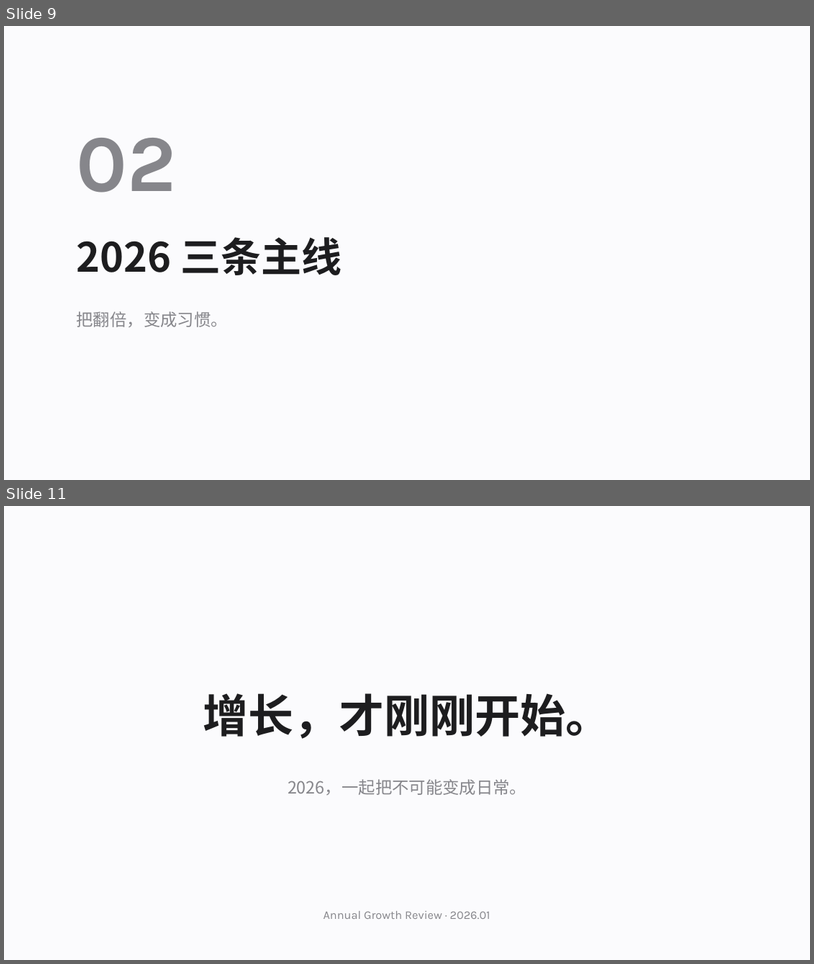
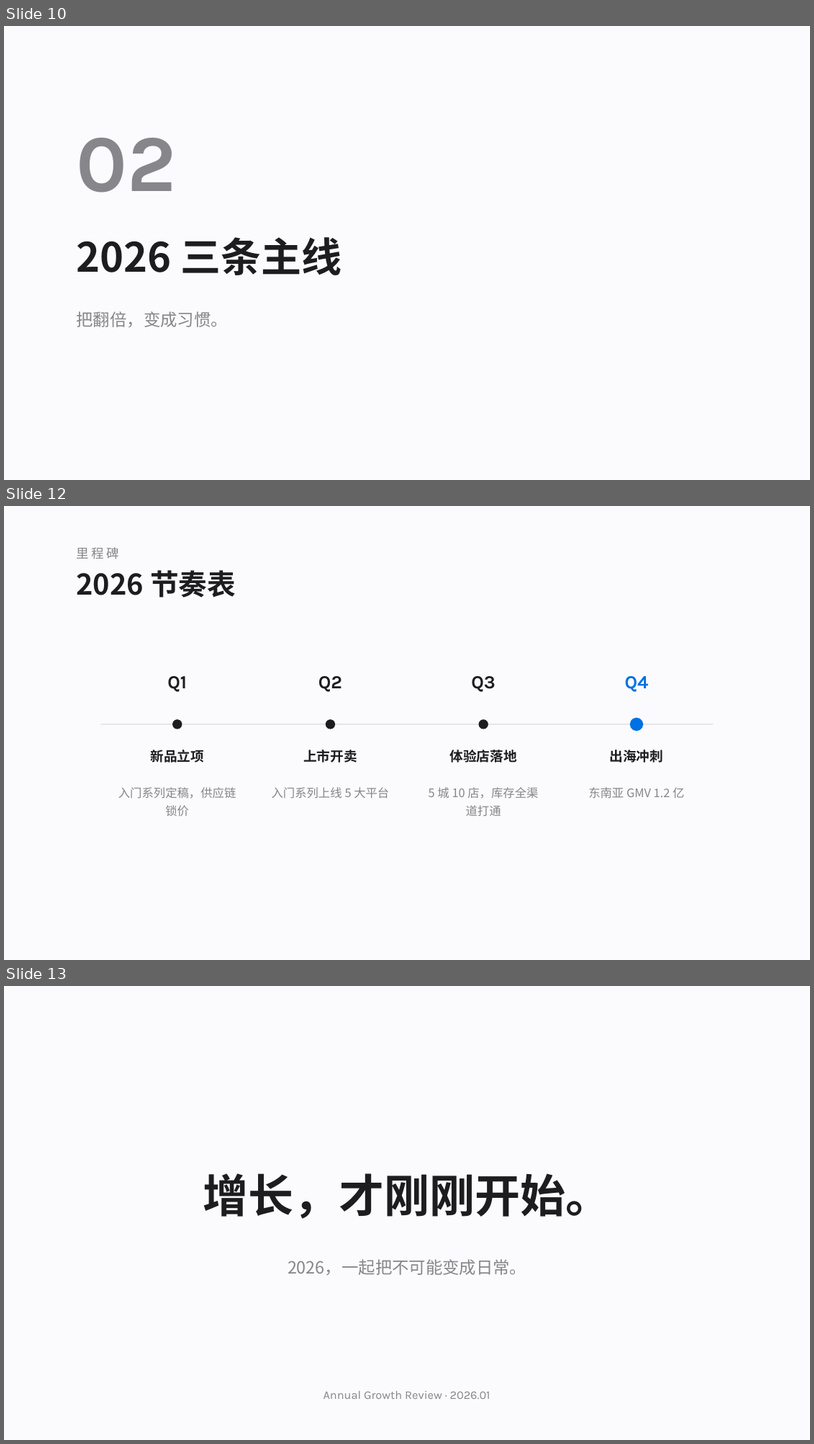
Before and after one commit to xuboboo/apple-keynote-ppt, a slide deck: assets/showcase/business-review/Annual-Review.pptx. Shown one above the other, each under a label of ours: slides 9 and 11 before the commit, slides 10, 12 and 13 after it; the slides between them are not shown. The pictures are 814x964 and 814x1444 pixels, drawn with LibreOffice and Linux fonts; fonts in the diff are those of the drawing. Boxes give left, top, right and bottom in pixels: in the first picture for what was removed or moved away, otherwise in the second. Text is boxed around its words. In the diff, an @@ line names an element or a change of style, - is before the commit and + after.

```diff
--- a/assets/showcase/business-review/Annual-Review.pptx
+++ b/assets/showcase/business-review/Annual-Review.pptx
@@ slide 12 added at <box>4,506,810,960</box>, background #FBFBFD @@
@@ text added at <box>77,547,119,559</box>, 15 pt, text #86868B @@
+里程碑
@@ text added at <box>77,570,236,597</box>, 34 pt, text #1D1D1F, bold @@
+2026 节奏表
@@ text added at <box>167,676,187,692</box>, 22 pt, text #1D1D1F, bold @@
+Q1
@@ text added at <box>319,676,342,692</box>, 22 pt, text #1D1D1F, bold @@
+Q2
@@ text added at <box>471,676,496,692</box>, 22 pt, text #1D1D1F, bold @@
+Q3
@@ text added at <box>625,676,649,692</box>, 22 pt, text #0071E3, bold @@
+Q4
@@ ellipse added at <box>172,720,183,729</box>, fill #1D1D1F @@
@@ ellipse added at <box>326,720,335,729</box>, fill #1D1D1F @@
@@ ellipse added at <box>479,720,489,729</box>, fill #1D1D1F @@
@@ ellipse added at <box>630,718,643,731</box>, fill #0071E3 @@
@@ rectangle added at <box>100,723,714,724</box>, fill #D2D2D7 @@
@@ text added at <box>150,749,203,762</box>, 16 pt, text #1D1D1F, bold @@
+新品立项
@@ text added at <box>304,749,357,762</box>, 16 pt, text #1D1D1F, bold @@
+上市开卖
@@ text added at <box>450,749,517,762</box>, 16 pt, text #1D1D1F, bold @@
+体验店落地
@@ text added at <box>610,749,664,762</box>, 16 pt, text #1D1D1F, bold @@
+出海冲刺
@@ text added at <box>118,787,237,816</box>, 14 pt, text #86868B @@
+入门系列定稿，供应链锁价
@@ text added at <box>272,787,389,798</box>, 14 pt, text #86868B @@
+入门系列上线 5 大平台
@@ text added at <box>429,787,538,816</box>, 14 pt, text #86868B @@
+5 城 10 店，库存全渠道打通
@@ text added at <box>589,787,684,798</box>, 14 pt, text #86868B @@
+东南亚 GMV 1.2 亿
@@ what was slide 9 is now slide 10 @@
@@ what was slide 11 is now slide 13 @@
```
Also in this commit, not shown: 3 slides changed, 1 other slide added, 27 other files.
